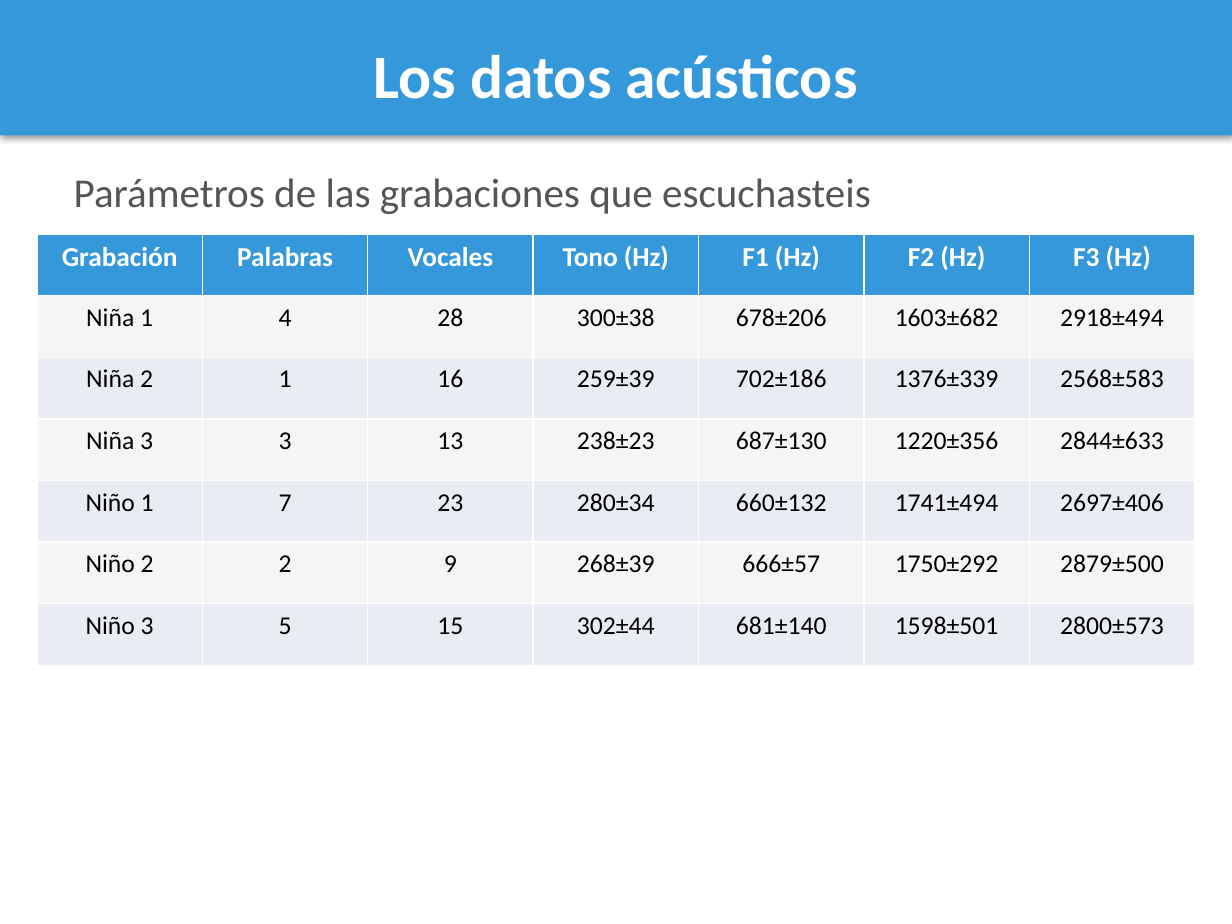
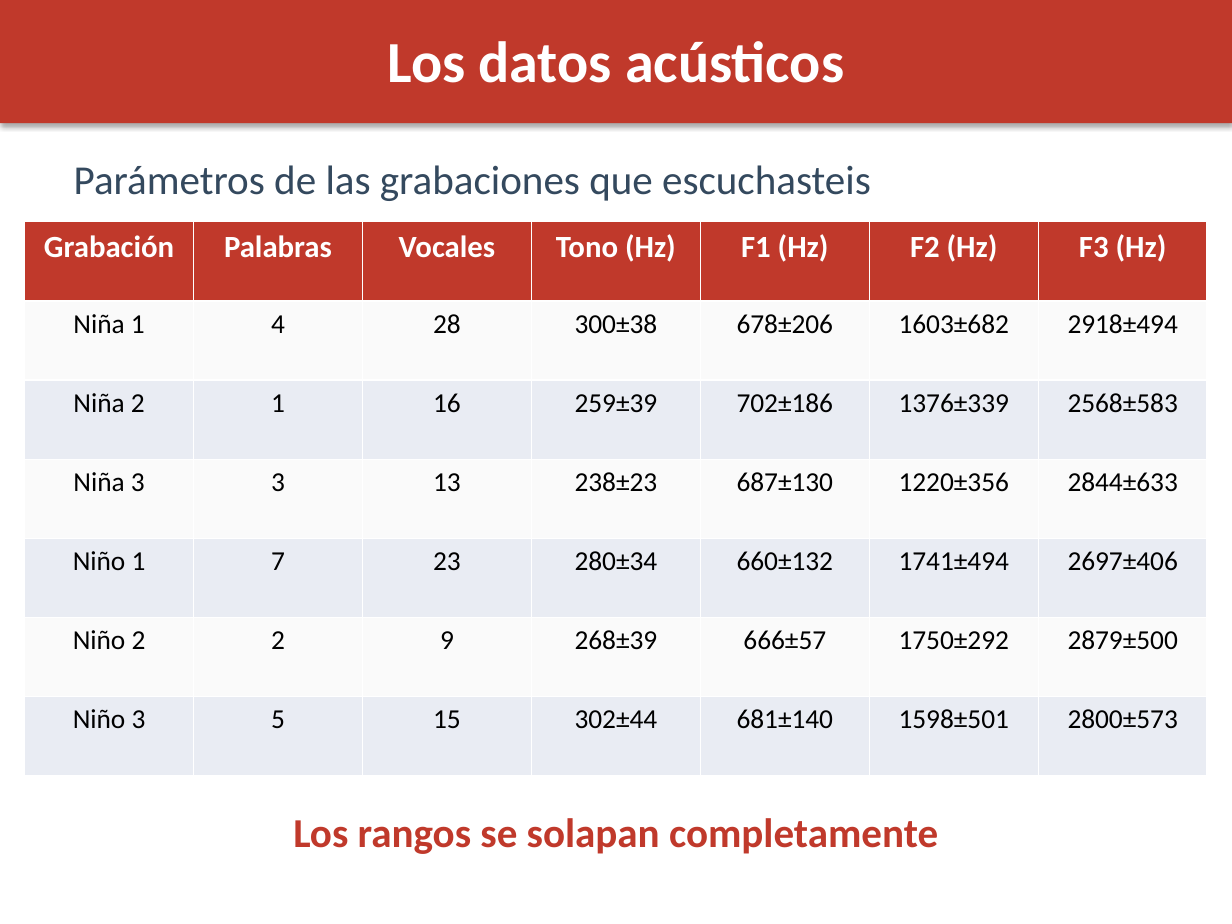
Before and after one commit to maquemmados/vozvozvoz, a slide deck: slide 6 of presentacion.pptx. Drawn at 1232x924 pixels with LibreOffice and Linux fonts; fonts in the diff are those of the drawing. Boxes give left, top, right and bottom in pixels: in the first picture for what was removed or moved away, otherwise in the second. Text is boxed around its words. In the diff, an @@ line names an element or a change of style, - is before the commit and + after.

```diff
--- a/presentacion.pptx
+++ b/presentacion.pptx
@@ rectangle: place and size @@
-rectangle at bbox=[0, 0, 1232, 136]
+rectangle at bbox=[0, 0, 1232, 123]
@@ rectangle at bbox=[0, 0, 1232, 123]: fill #3498DB to #C0392B @@
@@ text "Los datos acústicos": place and size @@
-text "Los datos acústicos" at bbox=[374, 54, 858, 99]
+text "Los datos acústicos" at bbox=[388, 41, 844, 83]
@@ text "Los datos acústicos" at bbox=[388, 41, 844, 83]: size 36 to 34 pt @@
@@ text "Parámetros de las grabaciones que ...": place and size @@
-text "Parámetros de las grabaciones que ..." at bbox=[74, 178, 871, 214]
+text "Parámetros de las grabaciones que ..." at bbox=[74, 165, 871, 201]
@@ text "Parámetros de las grabaciones que ..." at bbox=[74, 165, 871, 201]: text colour #555555 to #34495E @@
@@ table at bbox=[25, 222, 1206, 776] @@
@@ fill #3498DB to #C0392B in row 1 @@
@@ fill #F5F5F5 to #FAFAFA in 21 cells @@
@@ size 16 to 18 pt in "Grabación", "Palabras", "Vocales", "Tono (Hz)" and 3 more places @@
@@ size 15 to 16 pt in "Niña 1", "4", "28", "300±38" and 38 more places @@
@@ table: place and size @@
-table at bbox=[37, 234, 1193, 665]
+table at bbox=[25, 222, 1206, 776]
@@ text added at bbox=[293, 818, 938, 854], 24 pt, text #C0392B, bold @@
+Los rangos se solapan completamente
```
Also in this commit, not shown: 19 other slides changed, 1 slide removed, 1 other file.
